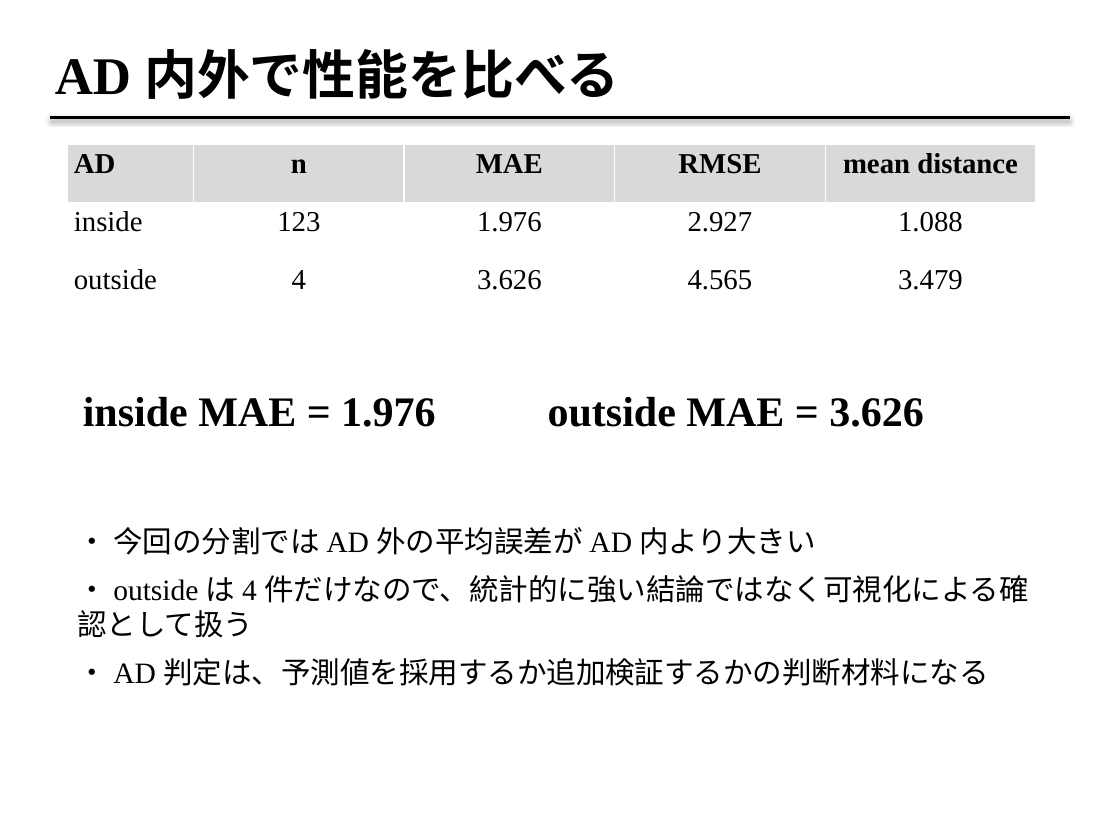
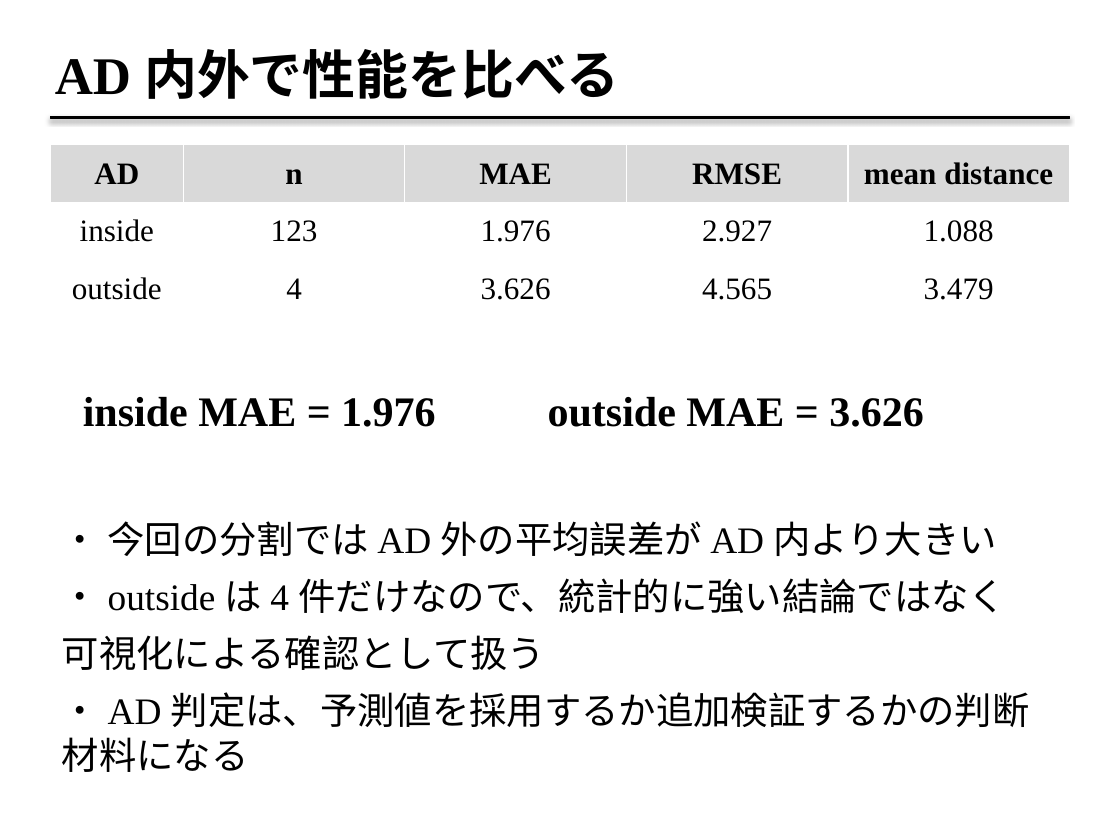
Before and after one commit to fukumoto-riku/python_seminar, a slide deck: slide 24 of 第7回/applicability-domain_2026_07_07.pptx. Drawn at 1120x840 pixels with LibreOffice and Linux fonts; fonts in the diff are those of the drawing. Boxes give left, top, right and bottom in pixels: in the first picture for what was removed or moved away, otherwise in the second. Text is boxed around its words. In the diff, an @@ line names an element or a change of style, - is before the commit and + after.

```diff
--- a/第7回/applicability-domain_2026_07_07.pptx
+++ b/第7回/applicability-domain_2026_07_07.pptx
@@ table at [50,144,1071,318] @@
@@ size 18.5 to 20 pt @@
@@ alignment left to centre @@
@@ table: place and size @@
-table at [67,144,1036,318]
+table at [50,144,1071,318]
@@ text "・ 今回の分割では AD 外の平均誤差が AD ...": place and size @@
-text "・ 今回の分割では AD 外の平均誤差が AD ..." at [77,527,1028,686]
+text "・ 今回の分割では AD 外の平均誤差が AD ..." at [62,521,1030,772]
@@ text at [62,521,1030,772]: size 19 to 24 pt in "・ 今回の分割では AD 外の平均誤差が AD 内より大きい", "・ AD 判定は、予測値を採用するか追加検証するかの判断材料になる" @@
@@ text at [62,578,1006,670]: text changed; size 19 to 24 pt @@
-・ outside は 4 件だけなので、統計的に強い結論ではなく可視化による確認として扱う
+・ outside は 4 件だけなので、統計的に強い結論ではなく
+可視化による確認として扱う
```
Also in this commit, not shown: 11 other slides changed, 2 other files.
